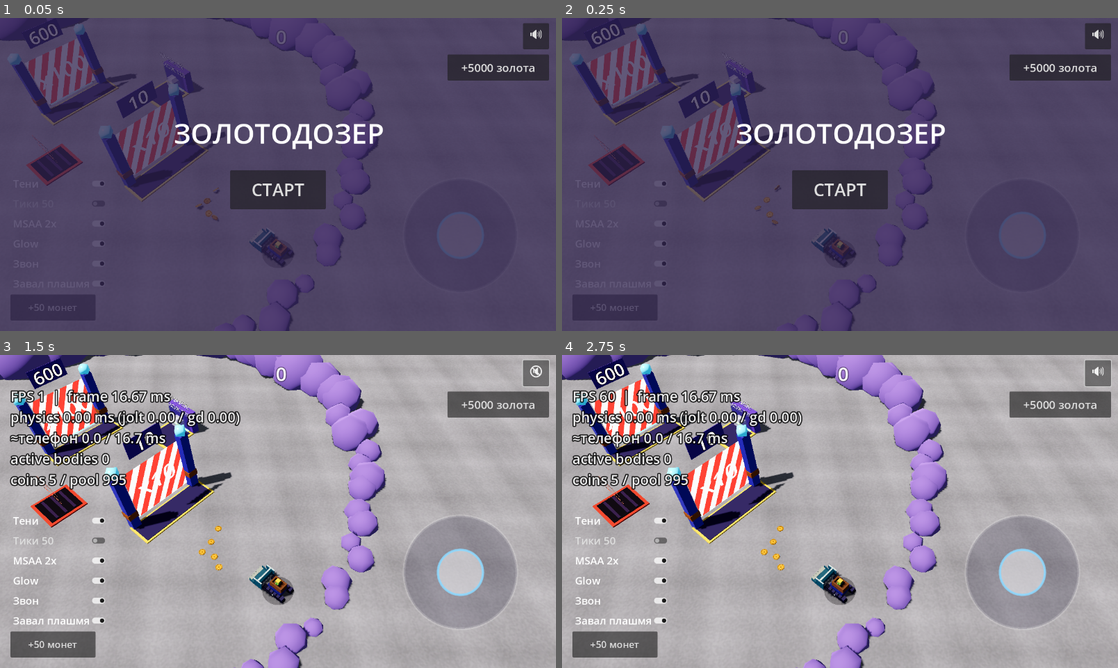
Above: before the commit, frames 1-4 (two rows, left to right).
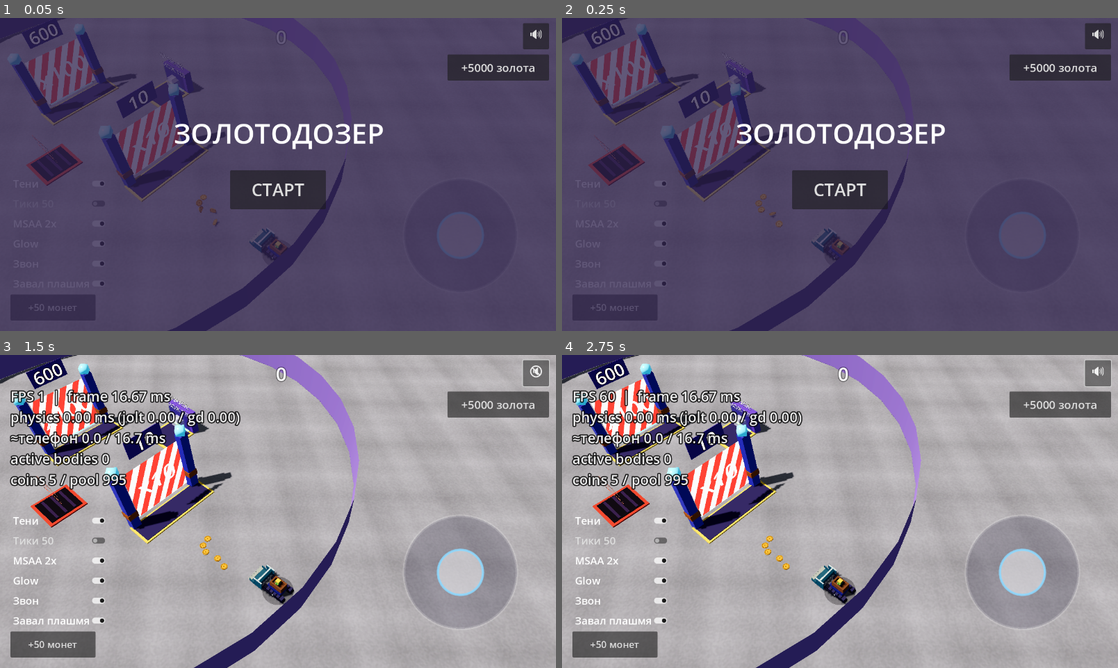
Above: after the commit, the same moments.

Repository: ui99ru/gold-harvester
Game: Godot game, scene res://scenes/game.tscn
Two runs of this game, one before a commit and one after it. Both use one fixed random seed, a clock stepped at 60 frames per second and the inputs below.
Inputs:
- Up to frame 1 (0.05 s): no input
- Up to frame 2 (0.25 s): no input
- Up to frame 3 (1.5 s): click "СТАРТ" at 0.5 s; click "🔊" at 1.25 s
- Up to frame 4 (2.75 s): click "🔇" at 2 s

The runs differ from the first frame. In frame 1, 2.5% of the frame differs, in the area x 0-69%, y 0-100%; in frame 2, 2.5%; in frame 3, 8.2%, in the area x 0-70%, y 0-100%; in frame 4, 8.2%.

Commit message:
perf(godot): кольцо скал → один полигон-забор + авто-возврат монет от границы
Скалы (~100 отдельных MeshInstance3D = до 100 draw-call'ов на слабом
телефоне) заменены одним открытым цилиндром-многоугольником (32 грани,
1 draw-call, double-sided). Коллизия-стена (RingWall) и радиальный клэмп
дозера сохранены. Удалён _add_rock.

Монеты у границы больше не «выковыривать»: в пузыре монета за (ring_radius
- 0.8) → place_at_source (возврат в источник).

https://claude.ai/code/session_01UZ8WSJhHHqHgisrGLfaC5C

Diff:
--- a/godot/scripts/game.gd
+++ b/godot/scripts/game.gd
@@ -509,23 +509,30 @@
 	gbody.add_child(cs)
 	add_child(gbody)
 
-	# Кольцо скал — граница сцены (правка по рефу): плотная стена камней по
-	# окружности уровня + невидимый StaticBody-многоугольник держит монеты.
-	# Дозер клэмпится радиально в sim_step. Вне кольца — редкие дальние камни.
+	# Граница сцены: один полигональный «забор» (1 draw-call вместо ~100 скал) +
+	# невидимая стена-коллайдер держит монеты; дозер клэмпится радиально в sim_step.
 	var rock_mat := StandardMaterial3D.new()
 	rock_mat.albedo_color = Color("8f72c8")
 	rock_mat.roughness = 1.0
+	rock_mat.cull_mode = BaseMaterial3D.CULL_DISABLED  # стена видна изнутри арены
 	var rc := level.ring_center
 	var rr := level.ring_radius
 	if rr > 0.0:
-		for i in 80:  # плотное кольцо: ~0.08 рад между камнями, перекрываются
-			var a := (i / 80.0) * TAU + (rnd() - 0.5) * 0.05
-			var r := rr + 1.5 + rnd() * 3.0  # чуть снаружи барьера
-			# Южная дуга (между камерой и сценой) — низкий бордюр, не загораживает
-			var south := clampf(-sin(a), 0.0, 1.0)  # 1 на юге, 0 на севере
-			var s := lerpf(2.5 + rnd() * 4.0, 1.0 + rnd() * 0.8, south)
-			_add_rock(rock_mat, Vector3(rc.x + cos(a) * r, s * 0.4 - 0.5, rc.z + sin(a) * r), s)
-		# Невидимый барьер: 32 box-сегмента по хорде окружности
+		# Визуал — открытый цилиндр-многоугольник (32 грани) на радиусе кольца.
+		var fence := MeshInstance3D.new()
+		fence.name = "Fence"
+		var fmesh := CylinderMesh.new()
+		fmesh.top_radius = rr + 1.0
+		fmesh.bottom_radius = rr + 1.0
+		fmesh.height = 5.0
+		fmesh.radial_segments = 32
+		fmesh.cap_top = false
+		fmesh.cap_bottom = false
+		fence.mesh = fmesh
+		fence.material_override = rock_mat
+		fence.position = Vector3(rc.x, 2.0, rc.z)
+		add_child(fence)
+		# Невидимый барьер: 32 box-сегмента по хорде окружности (держит монеты)
 		var wall := StaticBody3D.new()
 		wall.name = "RingWall"
 		var pm_ring := PhysicsMaterial.new()
@@ -543,26 +550,6 @@
 			seg.position = Vector3(rc.x + cos(a) * rr, 1.5, rc.z + sin(a) * rr)
 			seg.rotation.y = -a + PI / 2.0  # хорда перпендикулярна радиусу
 			wall.add_child(seg)
-	# Дальние декоративные камни (как web, реже)
-	for i in 24:
-		var a := rnd() * 6.28
-		var r := 70.0 + rnd() * 35.0
-		var s := 3.0 + rnd() * 5.0
-		_add_rock(rock_mat, Vector3(cos(a) * r, s * 0.5 - 0.5, sin(a) * r), s)
-
-
-func _add_rock(mat: Material, pos: Vector3, s: float) -> void:
-	var m := MeshInstance3D.new()
-	var sph := SphereMesh.new()     # low-poly аналог DodecahedronGeometry
-	sph.radius = s
-	sph.height = s * 2.0
-	sph.radial_segments = 6
-	sph.rings = 3
-	m.mesh = sph
-	m.material_override = mat
-	m.position = pos
-	m.rotation = Vector3(rnd() * 3, rnd() * 3, rnd() * 3)
-	add_child(m)
 
 
 func _build_walls() -> void:
@@ -744,10 +731,21 @@
 		var sn2 := sin(heading)
 		var cs2 := cos(heading)
 		var bw := dozer.blade_hx()
+		var rr := level.ring_radius
+		var ring_lim2 := (rr - 0.8) * (rr - 0.8) if rr > 0.0 else 0.0
+		var rcx := level.ring_center.x
+		var rcz := level.ring_center.z
 		for coin in pool.get_children():
 			if coin.get_meta("in_pool", false):
 				continue  # запаркованные пулом
 			var p: Vector3 = coin.global_position
+			# Доехала до границы — возврат в источник (не «выковыривать» у стены)
+			if ring_lim2 > 0.0:
+				var ex := p.x - rcx
+				var ez := p.z - rcz
+				if ex * ex + ez * ez > ring_lim2:
+					place_at_source(coin)
+					continue
 			var dx := p.x - dz.x
 			var dzz := p.z - dz.z
 			var lz := dx * sn2 + dzz * cs2   # вдоль курса (вперёд +)
